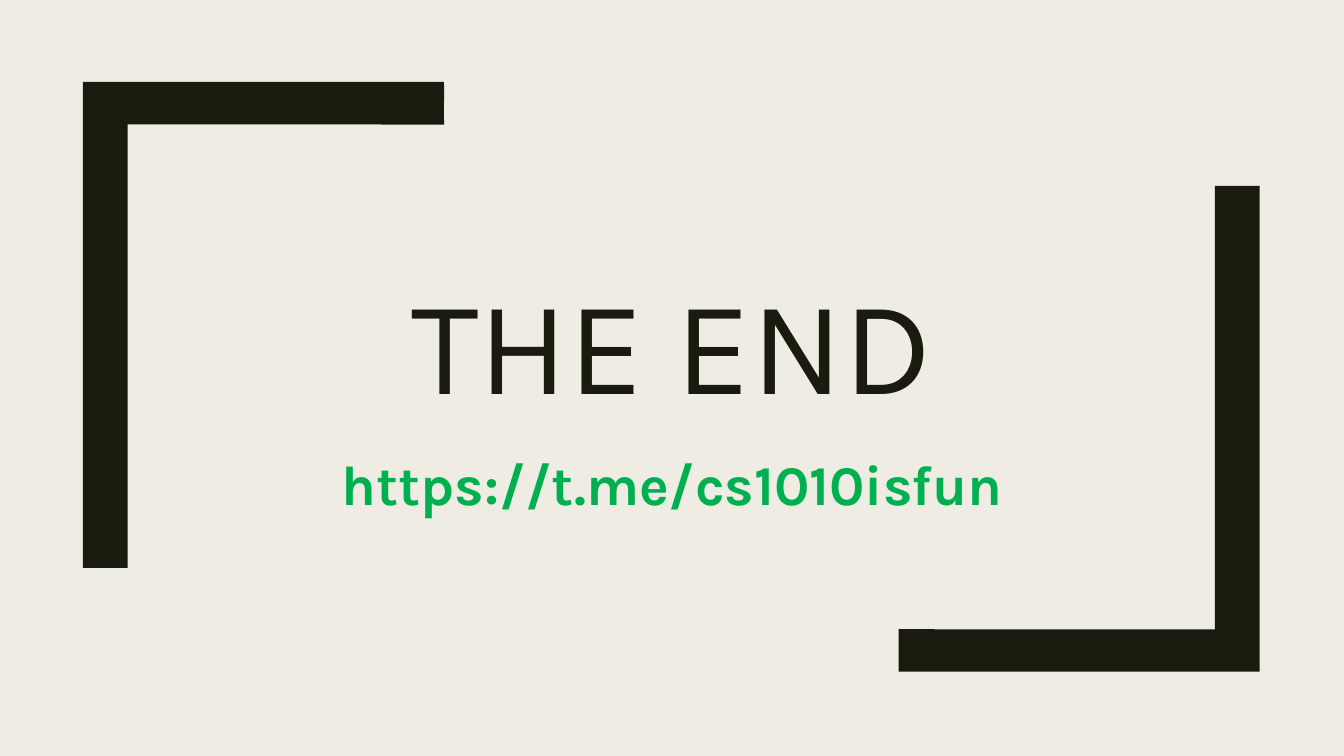
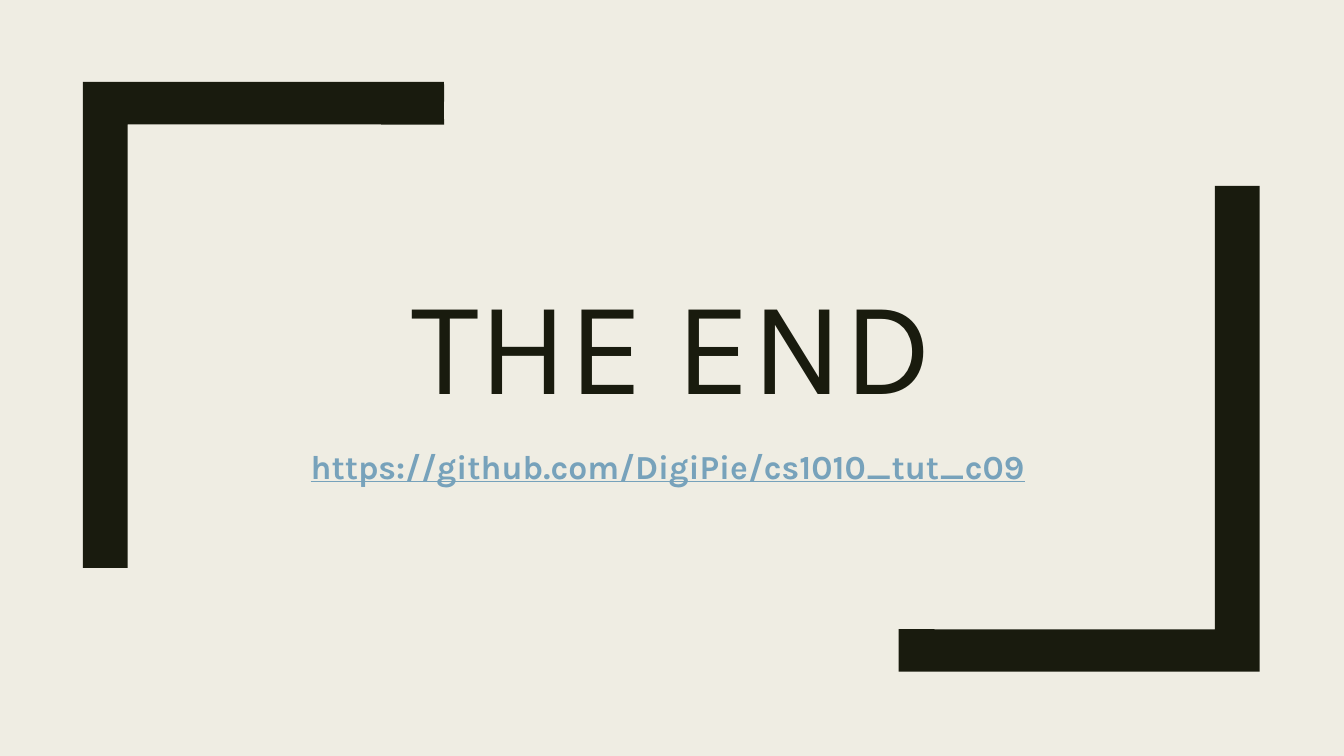
Before and after one commit to DigiPie/CS1010-Tutorial-C09, a slide deck: slide 34 of Tutorial 2/CS1010_TutC09_2.pptx. Drawn at 1344x756 pixels with LibreOffice and Linux fonts; fonts in the diff are those of the drawing. Boxes give left, top, right and bottom in pixels: in the first picture for what was removed or moved away, otherwise in the second. Text is boxed around its words. In the diff, an @@ line names an element or a change of style, - is before the commit and + after.

```diff
--- a/Tutorial 2/CS1010_TutC09_2.pptx
+++ b/Tutorial 2/CS1010_TutC09_2.pptx
@@ subtitle at (311,454,1025,488): text changed; size 40 to 24 pt; text colour #00B050 to #77A2BB @@
-https://t.me/cs1010isfun
+https://github.com/DigiPie/cs1010_tut_c09
```
Also in this commit, not shown: 8 other slides changed, 2 slides added, 2 slides removed, 3 other files.
